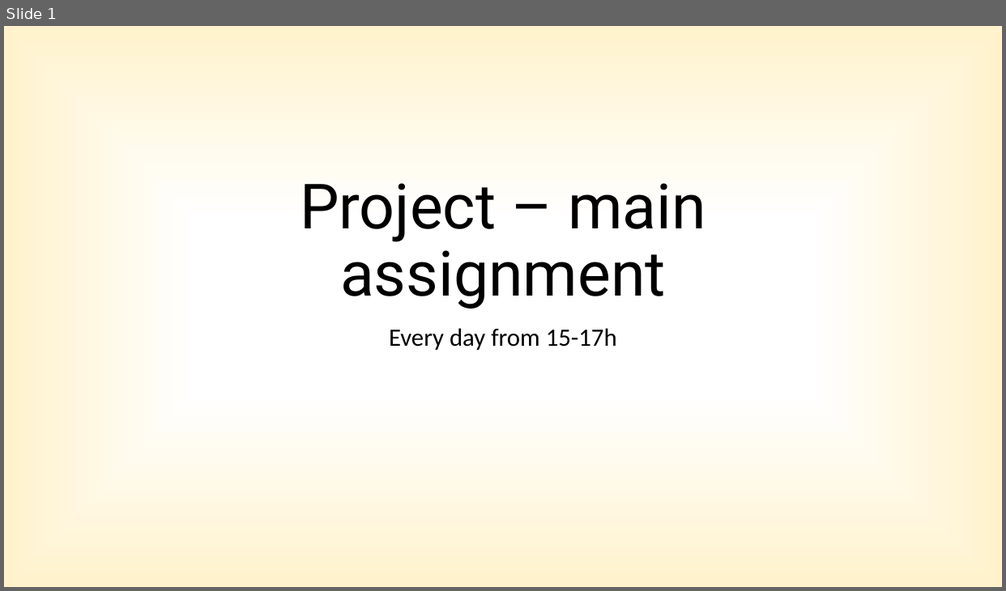
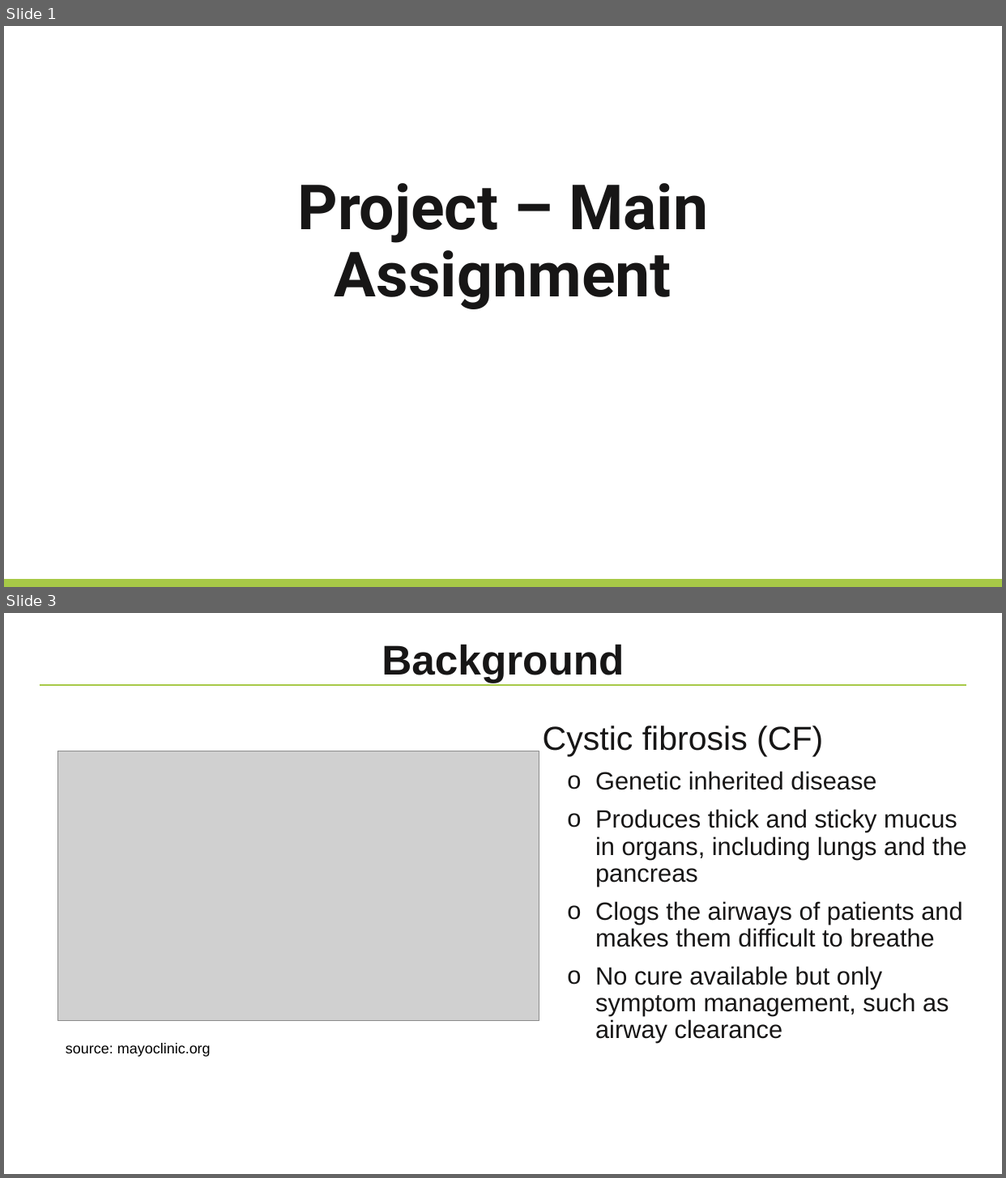
Before and after one commit to NBISweden/workshop-python, a slide deck: lectures/Project.pptx. Shown one above the other, each under a label of ours: slide 1 before the commit, slides 1 and 3 after it; the slides between them are not shown. The pictures are 1006x591 and 1006x1178 pixels, drawn with LibreOffice and Linux fonts; fonts in the diff are those of the drawing; grey boxes stand for pictures; background and template pictures are left out. Boxes give left, top, right and bottom in pixels: in the first picture for what was removed or moved away, otherwise in the second. Text is boxed around its words. In the diff, an @@ line names an element or a change of style, - is before the commit and + after.

Commit message:
update slides for the project

```diff
--- a/lectures/Project.pptx
+++ b/lectures/Project.pptx
@@ slide 3 added at [4,613,1002,1174], background #FFFFFF @@
@@ title added at [381,644,624,683], 40 pt, text #171616, bold @@
+Background
@@ line added from (39, 685) to (967, 685), #A7C947 1 pt @@
@@ text added at [543,726,967,1043], 24 pt, text #171616 @@
+Cystic fibrosis (CF)
+o Genetic inherited disease
+o Produces thick and sticky mucus in organs, including lungs and the pancreas
+o Clogs the airways of patients and makes them difficult to breathe
+o No cure available but only symptom management, such as airway clearance
@@ picture added at [58,752,539,1021] @@
@@ text added at [66,1043,211,1057], 14 pt, text #000000 @@
+source: mayoclinic.org
@@ slide 1 changed as well @@
@@ background gradient #FFFFFF to #FFF2CC to #FFECB2 to #FFFFFF @@
@@ title at [297,183,708,310]: text changed; text colour #000000 to #171616; bold on @@
-Project – main assignment
+Project – Main Assignment
@@ subtitle removed at [389,328,617,350] @@
-Every day from 15-17h
@@ line added from (1002, 584) to (4, 584), #A7C947 8 pt @@
```
Also in this commit, not shown: 8 other slides changed, 3 other slides added, 6 slides removed.
